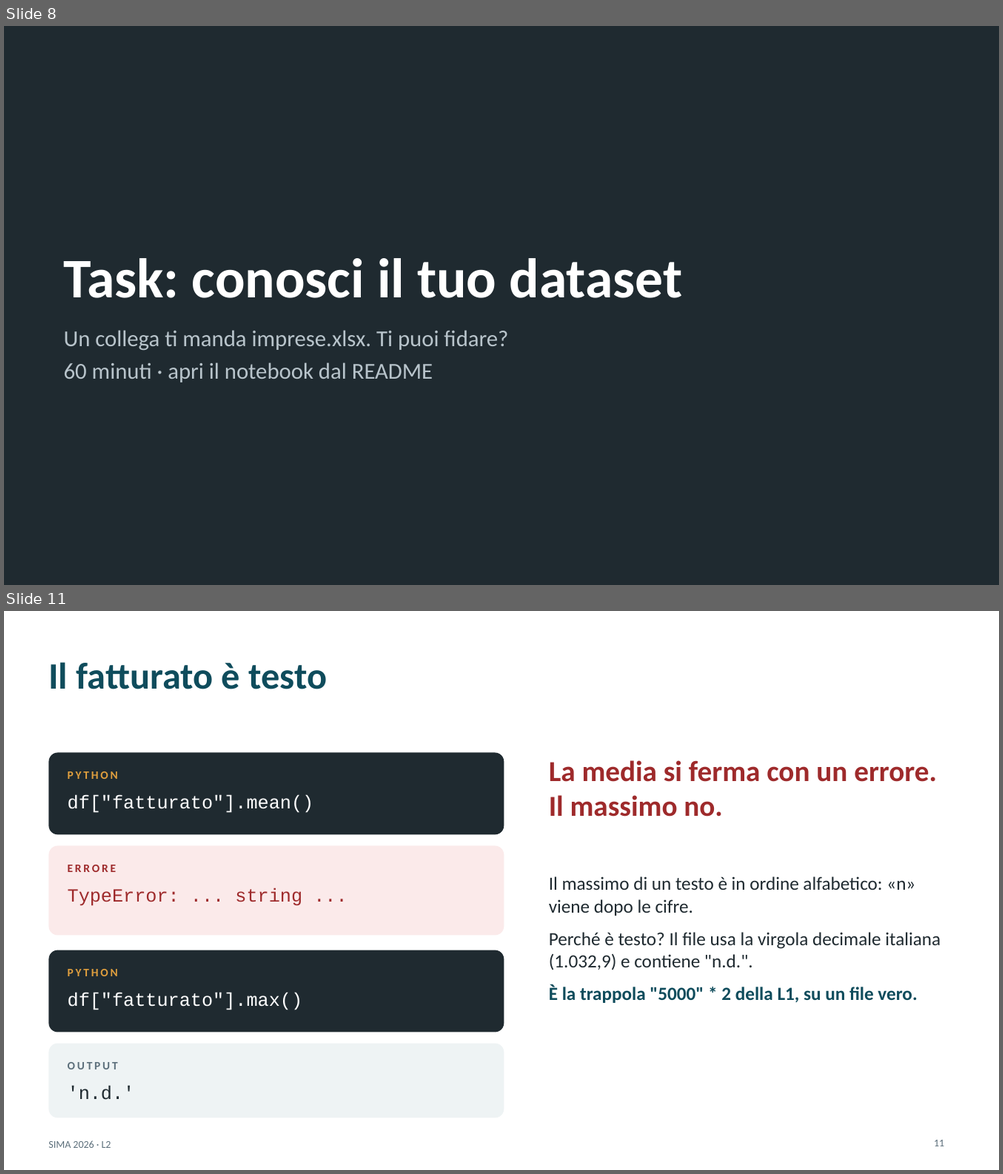
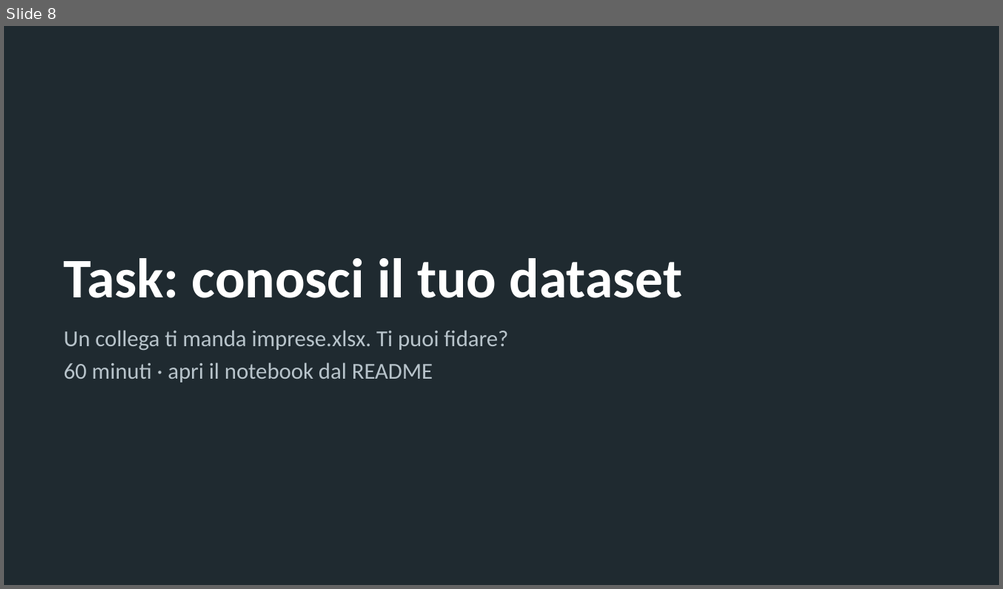
Before and after one commit to andrealorenzon/SIMA2026, a slide deck: lezioni/L02_conosci_il_dataset/slide.pptx. Shown one above the other, each under a label of ours: slides 8 and 11 before the commit, slide 8 after it; the slides between them are not shown. The pictures are 1003x1174 and 1003x589 pixels, drawn with LibreOffice and Linux fonts; fonts in the diff are those of the drawing. Boxes give left, top, right and bottom in pixels: in the first picture for what was removed or moved away, otherwise in the second. Text is boxed around its words. In the diff, an @@ line names an element or a change of style, - is before the commit and + after.

```diff
--- a/lezioni/L02_conosci_il_dataset/slide.pptx
+++ b/lezioni/L02_conosci_il_dataset/slide.pptx
@@ slide 11 removed at (4, 611, 999, 1170), background #FFFFFF @@
@@ title removed at (48, 662, 327, 689) @@
-Il fatturato è testo
@@ rounded rectangle removed at (48, 753, 504, 834) @@
@@ text removed at (549, 760, 936, 817) @@
-La media si ferma con un errore. Il massimo no.
@@ text removed at (68, 772, 118, 779) @@
-PYTHON
@@ text removed at (68, 795, 314, 813) @@
-df["fatturato"].mean()
@@ rounded rectangle removed at (48, 846, 504, 936) @@
@@ text removed at (68, 865, 116, 872) @@
-ERRORE
@@ text removed at (549, 877, 940, 1003) @@
-Il massimo di un testo è in ordine alfabetico: «n» viene dopo le cifre.
-Perché è testo? Il file usa la virgola decimale italiana (1.032,9) e contiene "n.d.".
-È la trappola "5000" * 2 della L1, su un file vero.
@@ text removed at (68, 888, 302, 906) @@
-TypeError: ... string ...
@@ rounded rectangle removed at (48, 951, 504, 1033) @@
@@ text removed at (68, 969, 118, 977) @@
-PYTHON
@@ text removed at (68, 992, 303, 1011) @@
-df["fatturato"].max()
@@ rounded rectangle removed at (48, 1044, 504, 1119) @@
@@ text removed at (68, 1062, 118, 1070) @@
-OUTPUT
@@ text removed at (68, 1085, 135, 1100) @@
-'n.d.'
@@ text removed at (48, 1141, 111, 1148) @@
-SIMA 2026 · L2
@@ page number removed at (933, 1140, 944, 1147) @@
-11
```
Also in this commit, not shown: 4 other slides removed, 6 other files.
